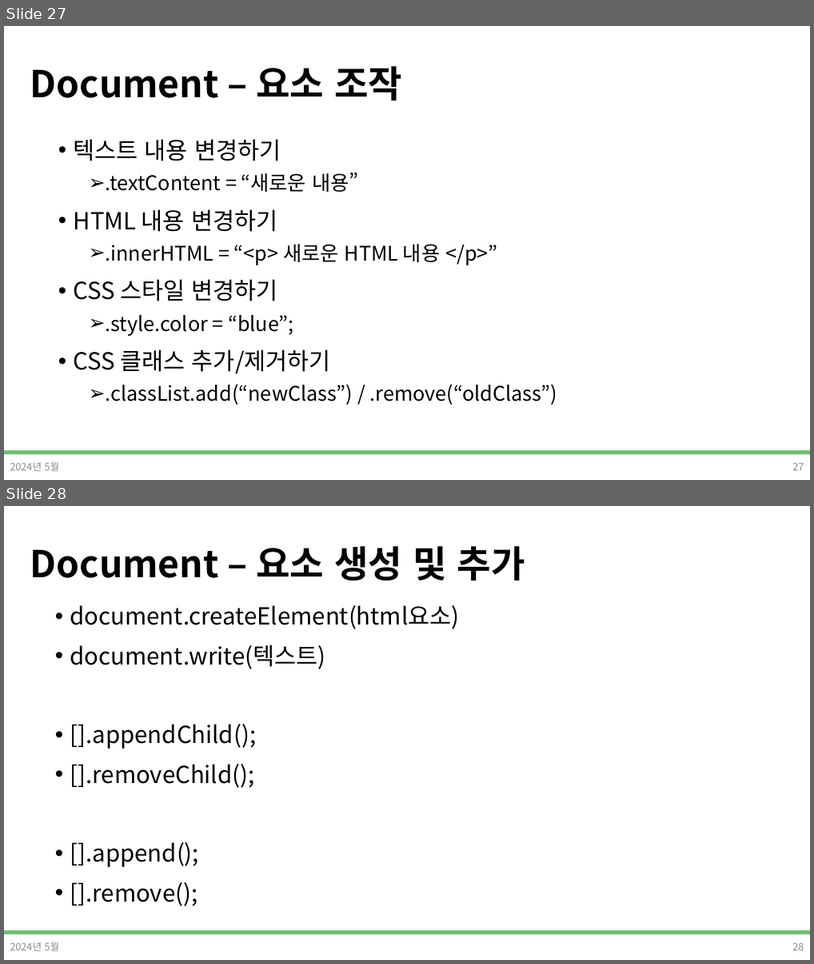
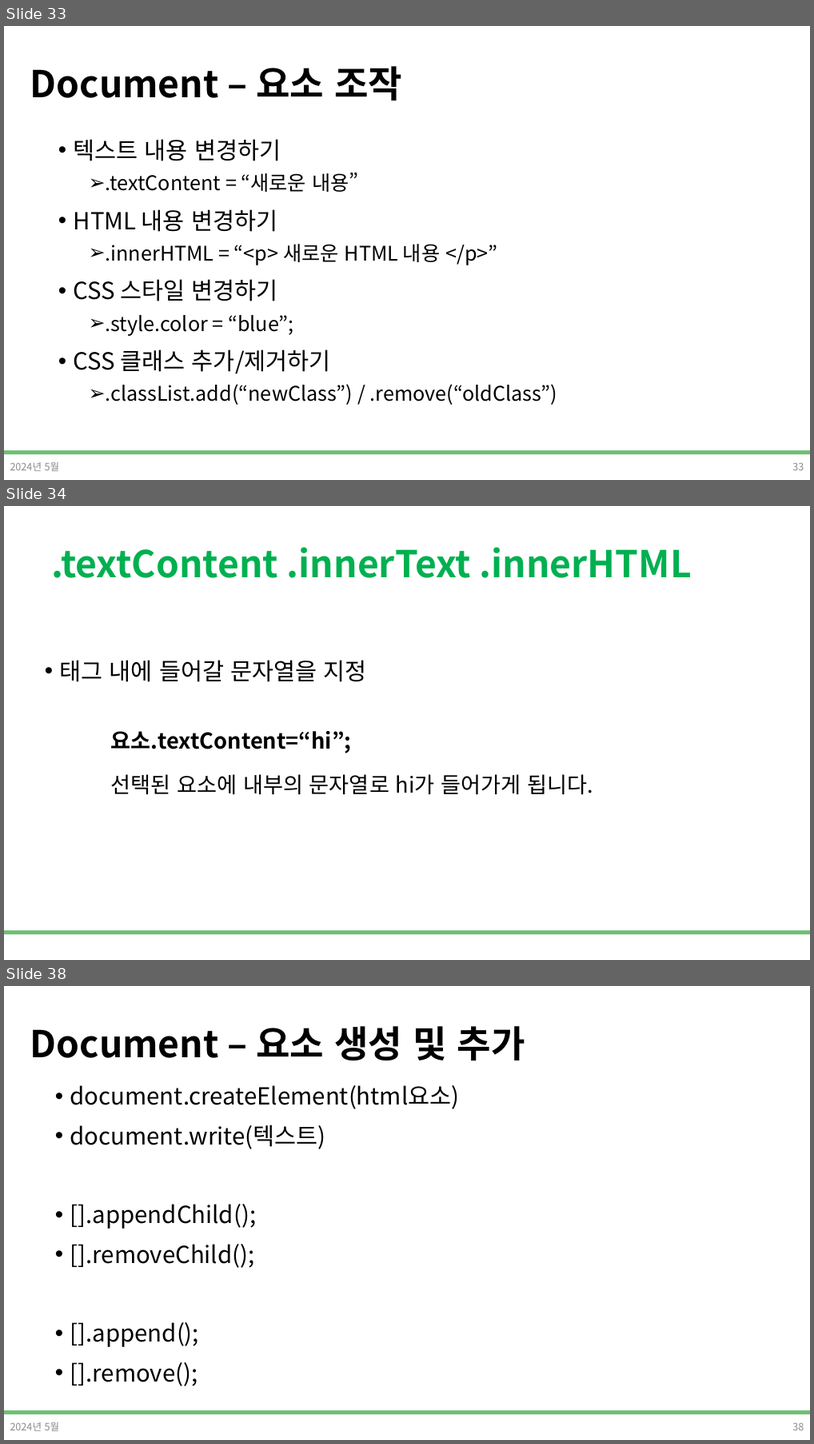
Before and after one commit to DevDamon0527/SeSAC_Yeongdeungpo_Campus_6th, a slide deck: material/[SeSAC_YDP_6] 04_2_Javascript_표준객체,DOM.pptx. Shown one above the other, each under a label of ours: slides 27 and 28 before the commit, slides 33, 34 and 38 after it; the slides between them are not shown. The pictures are 814x964 and 814x1444 pixels, drawn with LibreOffice and Linux fonts; fonts in the diff are those of the drawing; background and template pictures are left out. Boxes give left, top, right and bottom in pixels: in the first picture for what was removed or moved away, otherwise in the second. Text is boxed around its words. In the diff, an @@ line names an element or a change of style, - is before the commit and + after.

```diff
--- a/material/[SeSAC_YDP_6] 04_2_Javascript_표준객체,DOM.pptx
+++ b/material/[SeSAC_YDP_6] 04_2_Javascript_표준객체,DOM.pptx
@@ slide 34 added at <box>4,506,810,960</box>, background #FFFFFF; not listed: 1 template element that a slide beside it also shows @@
@@ title added at <box>51,547,692,578</box>, 44 pt, text #00B050, bold @@
+.textContent .innerText .innerHTML
@@ text added at <box>60,660,367,682</box>, 28 pt, text #000000 @@
+• 태그 내에 들어갈 문자열을 지정
@@ text added at <box>111,731,594,794</box>, 25.9 pt, text #000000 @@
+요소.textContent=“hi”;
+선택된 요소에 내부의 문자열로 hi가 들어가게 됩니다.
@@ what was slide 27 is now slide 33 @@
@@ page number at <box>793,463,804,470</box>: text changed @@
-27
+33
@@ what was slide 28 is now slide 38 @@
```
Also in this commit, not shown: 2 slides changed, 16 other slides added, 7 other files.
